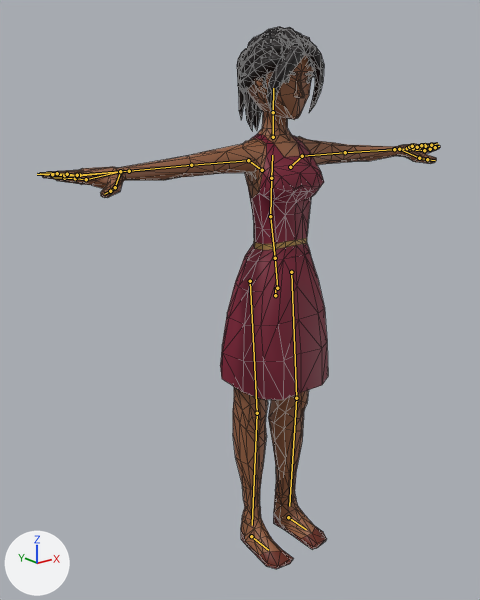
Renders of the glTF model js/models/avatars/club-crowd-f4.glb from each side of a commit.
Rendered twice from a camera (50 mm lens) standing at (-1.488, -1.729, 1.653) and looking at (-0.144, -0.048, 0.98). The lights are fixed; the arrows at lower left show +X, +Y and +Z. The picture after the commit comes second. The bones that change, and the others that lie on the model, are drawn over the model as lines. Mesh edges are drawn as thin lines.

The first picture shows 'Formad_Head'.
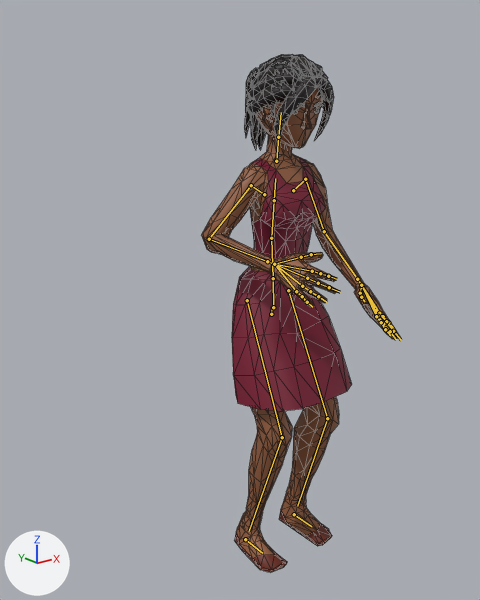
The newer file adds an action. The first version stands in its rest pose; the second is drawn at frame 72 of the action 'Groove_Roll'.

Changed parts and their boxes (x1, y1, x2, y2) in the pictures (480 x 600 px):
'Formad_Head', posed (50% narrower)
    before: (40, 27, 440, 569)
    after: (202, 54, 401, 572)
bone 'Body', root to tip
    before: (275, 295) to (275, 287)
    after: (271, 314) to (272, 306)
bone 'Torso', root to tip
    before: (270, 216) to (271, 178)
    after: (271, 238) to (274, 200)
bone 'Neck', root to tip
    before: (273, 137) to (273, 112)
    after: (276, 161) to (278, 137)
bone 'Head', root to tip
    before: (273, 112) to (273, 88)
    after: (278, 137) to (281, 112)
bone 'UpperArm.L', root to tip
    before: (302, 156) to (345, 152)
    after: (305, 179) to (324, 231)
bone 'LowerArm.L', root to tip
    before: (345, 152) to (394, 149)
    after: (324, 231) to (357, 279)
bone 'Wrist.L', root to tip
    before: (394, 149) to (399, 149)
    after: (357, 279) to (361, 285)
bone 'UpperArm.R', root to tip
    before: (248, 160) to (191, 165)
    after: (251, 185) to (209, 239)
bone 'LowerArm.R', root to tip
    before: (191, 165) to (129, 171)
    after: (209, 239) to (267, 261)
bone 'Wrist.R', root to tip
    before: (129, 171) to (120, 171)
    after: (267, 261) to (274, 264)
bone 'UpperLeg.L', root to tip
    before: (291, 272) to (296, 398)
    after: (288, 290) to (327, 418)
bone 'LowerLeg.L', root to tip
    before: (296, 398) to (289, 506)
    after: (327, 418) to (297, 506)
bone 'UpperLeg.R', root to tip
    before: (250, 281) to (257, 413)
    after: (247, 300) to (282, 437)
bone 'LowerLeg.R', root to tip
    before: (257, 413) to (252, 525)
    after: (282, 437) to (249, 531)
bone 'Foot.L', root to tip
    before: (288, 517) to (306, 529)
    after: (294, 514) to (311, 526)
bone 'Foot.R', root to tip
    before: (251, 536) to (268, 550)
    after: (245, 539) to (262, 553)

The edits, one by one:
Bone 'Body' (bone_body) moves from (0.0, 0.0, 0.0) to (0.0, -0.075, -0.02).
Bone 'Body' (bone_body) turns from (0, 0, 0) to (6, 0, 0) degrees about its own x, y and z.
Bone 'Torso' (bone_torso) turns from (0, 0, 0) to (-1, -1, 1) degrees about its own x, y and z.
Bone 'Neck' (bone_neck) turns from (0, 0, 0) to (1, 1, -1) degrees about its own x, y and z.
Bone 'Head' (bone_head) turns from (0, 0, 0) to (2, 1, -1) degrees about its own x, y and z.
Bone 'UpperArm.L' (bone_upperarm_l) turns from (0, 0, 0) to (-64, 7, -22) degrees about its own x, y and z.
Bone 'LowerArm.L' (bone_lowerarm_l) turns from (0, 0, 0) to (1, 1, -55) degrees about its own x, y and z.
Bone 'Wrist.L' (bone_wrist_l) turns from (0, 0, 0) to (-1, 0, -6) degrees about its own x, y and z.
Bone 'UpperArm.R' (bone_upperarm_r) turns from (0, 0, 0) to (-55, -19, 8) degrees about its own x, y and z.
Bone 'LowerArm.R' (bone_lowerarm_r) turns from (0, 0, 0) to (2, -2, 96) degrees about its own x, y and z.
Bone 'Wrist.R' (bone_wrist_r) turns from (0, 0, 0) to (-1, 0, 6) degrees about its own x, y and z.
Bone 'UpperLeg.L' (bone_upperleg_l) turns from (0, 0, 0) to (-26, 0, -2) degrees about its own x, y and z.
Bone 'LowerLeg.L' (bone_lowerleg_l) turns from (0, 0, 0) to (36, 1, 0) degrees about its own x, y and z.
Bone 'UpperLeg.R' (bone_upperleg_r) turns from (0, 0, 0) to (-26, 0, 2) degrees about its own x, y and z.
Bone 'LowerLeg.R' (bone_lowerleg_r) turns from (0, 0, 0) to (36, -1, 0) degrees about its own x, y and z.
Bone 'Foot.L' (bone_foot_l) moves from (0.0, 0.0, 0.0) to (0.03, 0.0, 0.0).
Bone 'Foot.R' (bone_foot_r) moves from (0.0, 0.0, 0.0) to (-0.03, 0.0, 0.0).
